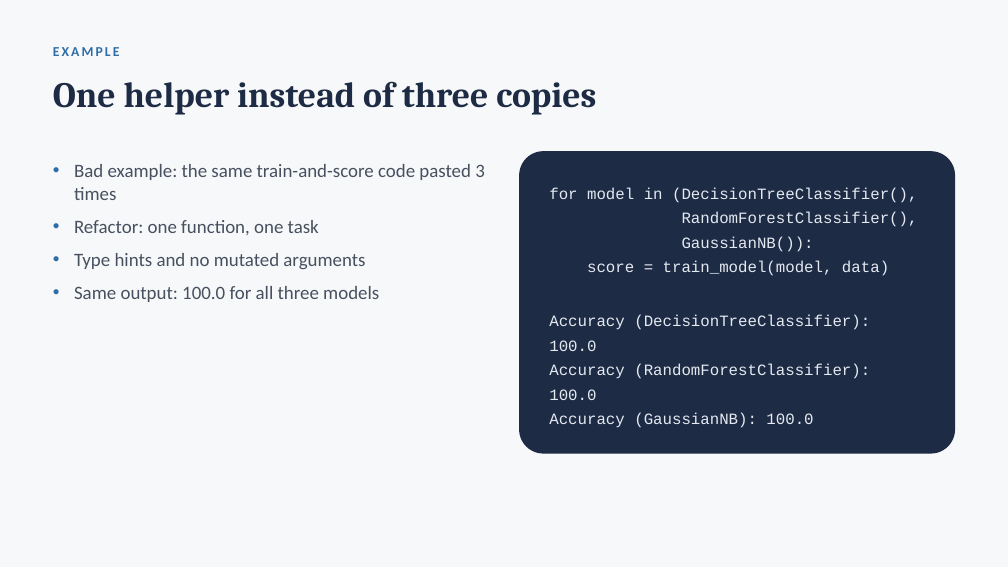
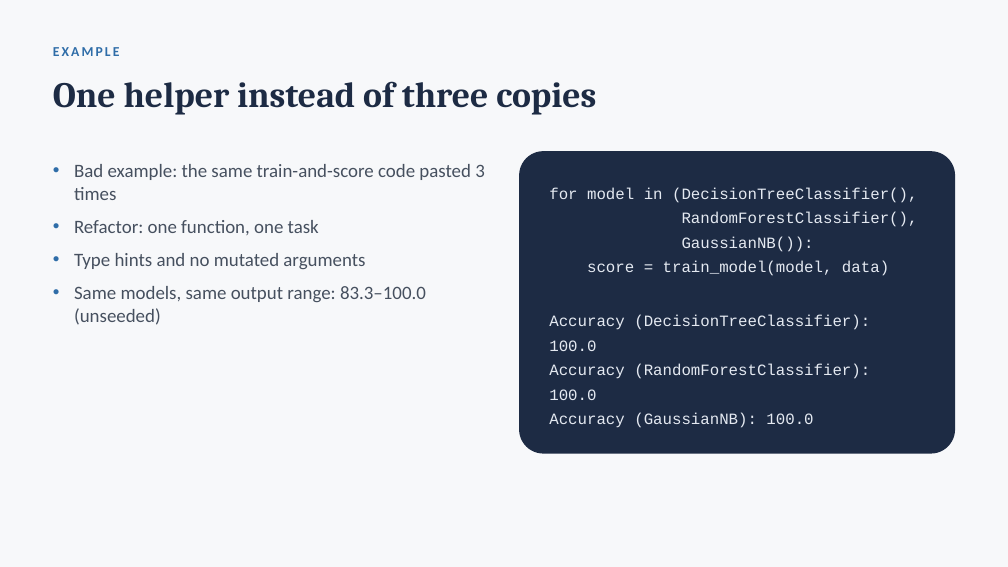
Before and after one commit to jeevan516/Opps, a slide deck: slide 5 of presentation/clean-code-oop-pydantic.pptx. Drawn at 1008x567 pixels with LibreOffice and Linux fonts; fonts in the diff are those of the drawing. Boxes give left, top, right and bottom in pixels: in the first picture for what was removed or moved away, otherwise in the second. Text is boxed around its words. In the diff, an @@ line names an element or a change of style, - is before the commit and + after.

Commit message:
Deck: show the real accuracy range from the 23 Nov run (unseeded models)

```diff
--- a/presentation/clean-code-oop-pydantic.pptx
+++ b/presentation/clean-code-oop-pydantic.pptx
@@ text at box(74, 286, 426, 325): text changed @@
-• Same output: 100.0 for all three models
+• Same models, same output range: 83.3–100.0 (unseeded)
```
Also in this commit, not shown: 2 other slides changed.
